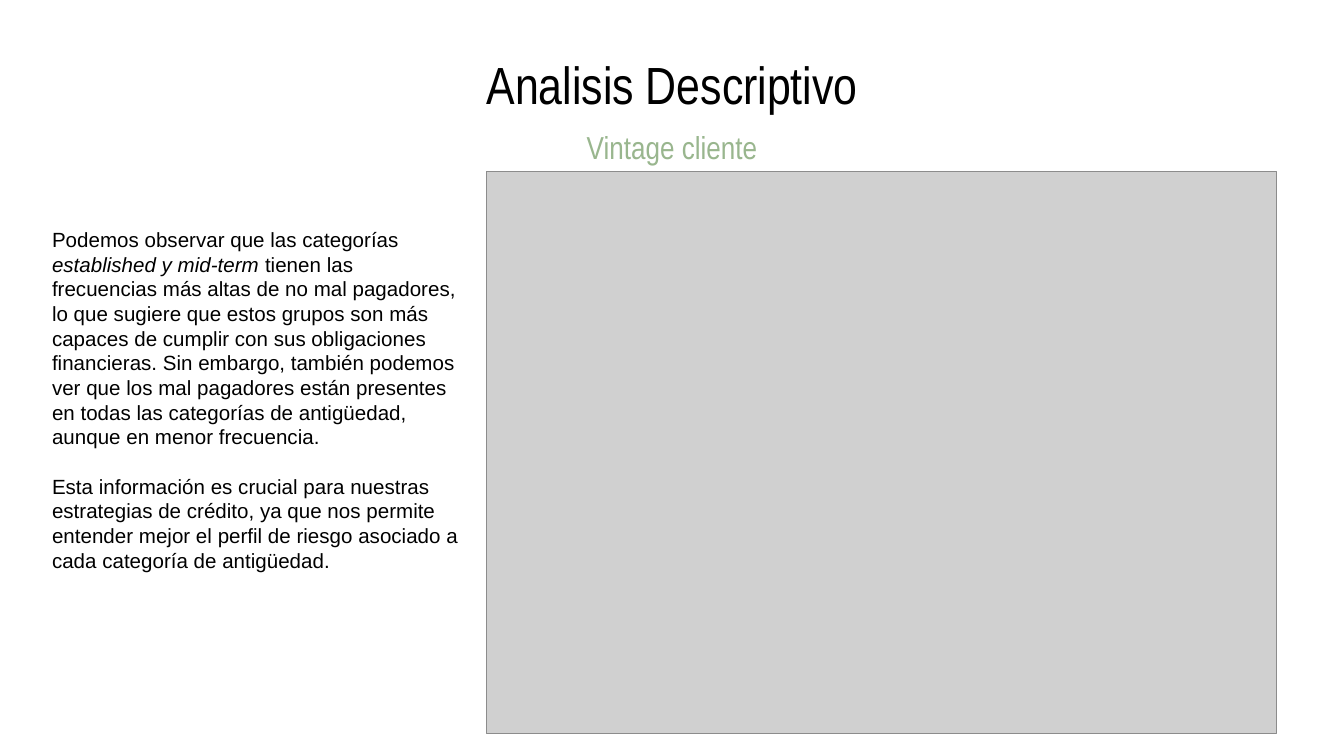
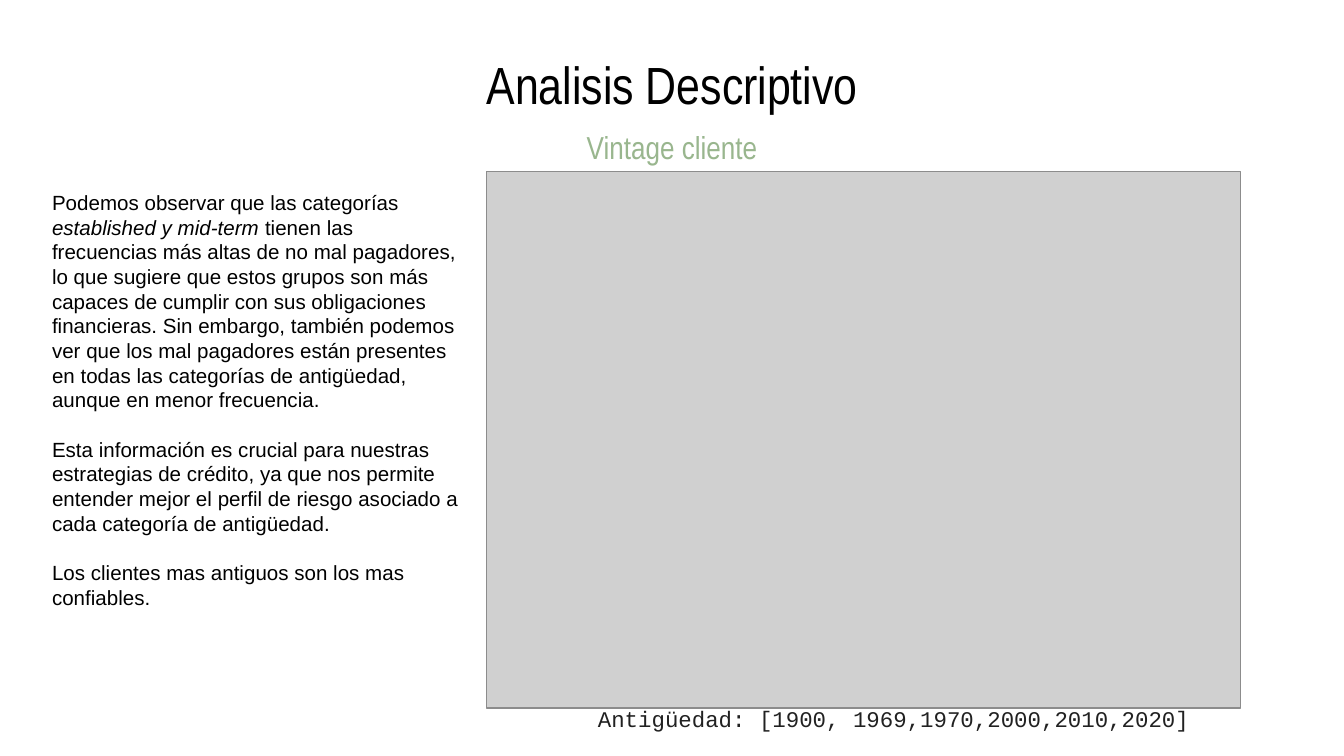
Before and after one commit to vrobles/Proyecto_Grupo3, a slide deck: slide 9 of CREDITOS OTORGADOS - PRODUBANCO 3.pptx (slide 7 before the commit). Drawn at 1344x756 pixels with LibreOffice and Linux fonts; fonts in the diff are those of the drawing; grey boxes stand for pictures. Boxes give left, top, right and bottom in pixels: in the first picture for what was removed or moved away, otherwise in the second. Text is boxed around its words. In the diff, an @@ line names an element or a change of style, - is before the commit and + after.

```diff
--- a/CREDITOS OTORGADOS - PRODUBANCO 3.pptx
+++ b/CREDITOS OTORGADOS - PRODUBANCO 3.pptx
@@ picture: place and size @@
-picture at [487, 171, 1277, 734]
+picture at [487, 171, 1241, 707]
@@ text at [52, 565, 404, 606]: paragraph added @@
+Los clientes mas antiguos son los mas confiables.
@@ text added at [598, 711, 1189, 732], 12 pt, text #212121 @@
+Antigüedad: [1900, 1969,1970,2000,2010,2020]
```
Also in this commit, not shown: 9 other slides changed, 2 slides added.
